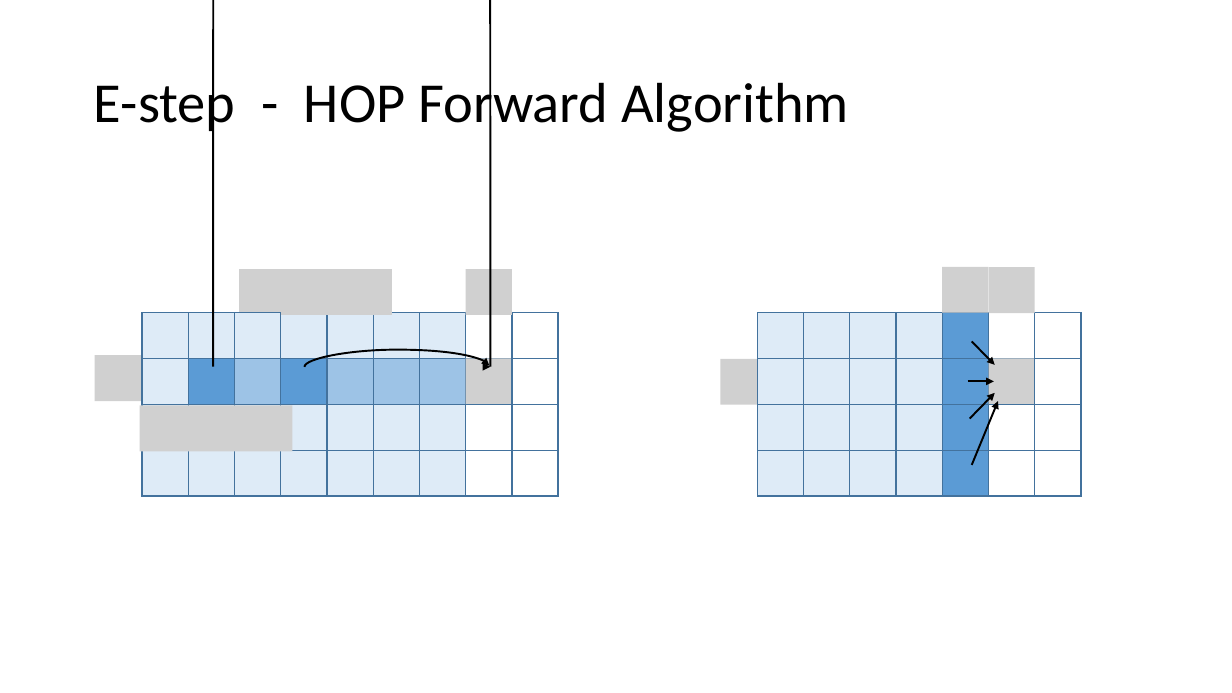
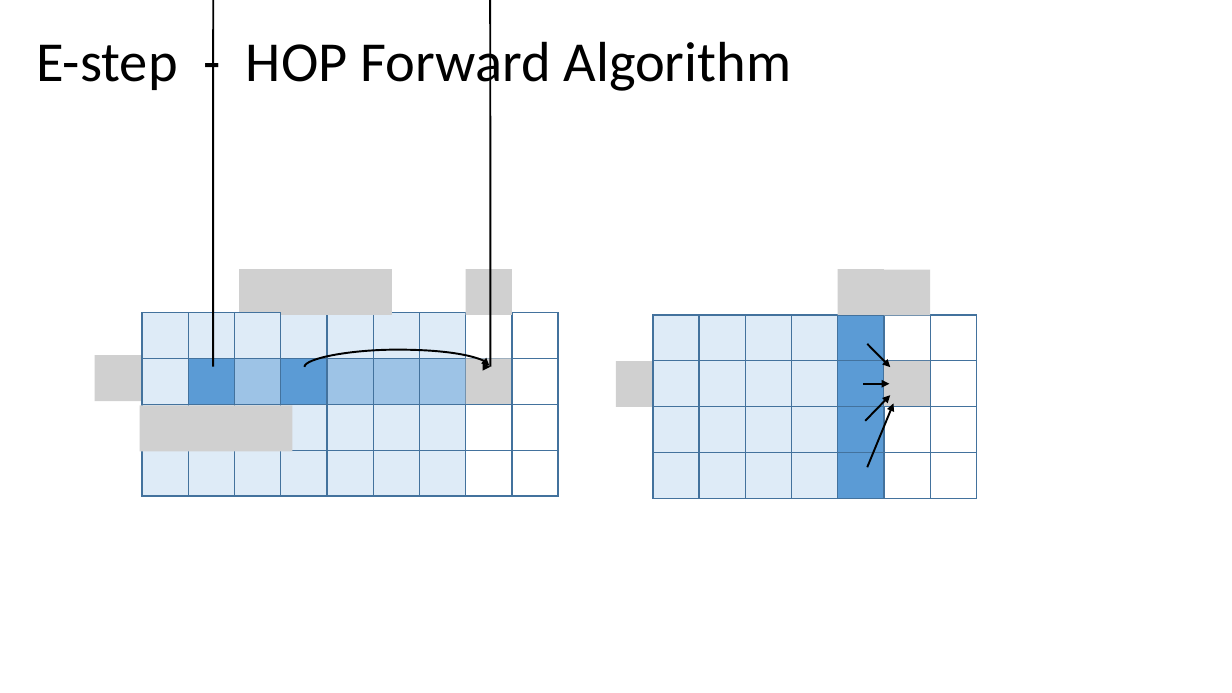
Before and after one commit to David-Taub/HOP-HMM, a slide deck: slide 45 of Help/HOP-HMM.pptx. Drawn at 1232x693 pixels with LibreOffice and Linux fonts; fonts in the diff are those of the drawing; grey boxes stand for pictures. Boxes give left, top, right and bottom in pixels: in the first picture for what was removed or moved away, otherwise in the second. Text is boxed around its words. In the diff, an @@ line names an element or a change of style, - is before the commit and + after.

Commit message:
more on HOP-HMM and Baum-Welch for it. Added a forward backward alg. figure

```diff
--- a/Help/HOP-HMM.pptx
+++ b/Help/HOP-HMM.pptx
@@ title "E-step - HOP Forward Algorithm" moved from (x1=94, y1=74, x2=849, y2=135) to (x1=36, y1=34, x2=791, y2=95) @@
@@ 13 rectangles, 3 pictures, 2 arrows moved together from (x1=721, y1=267, x2=1081, y2=451) to (x1=616, y1=269, x2=977, y2=453) @@
@@ 14 rectangles, 2 arrows, 1 picture moved together from (x1=758, y1=267, x2=1081, y2=496) to (x1=653, y1=270, x2=977, y2=499) @@
```
Also in this commit, not shown: 3 other files.
